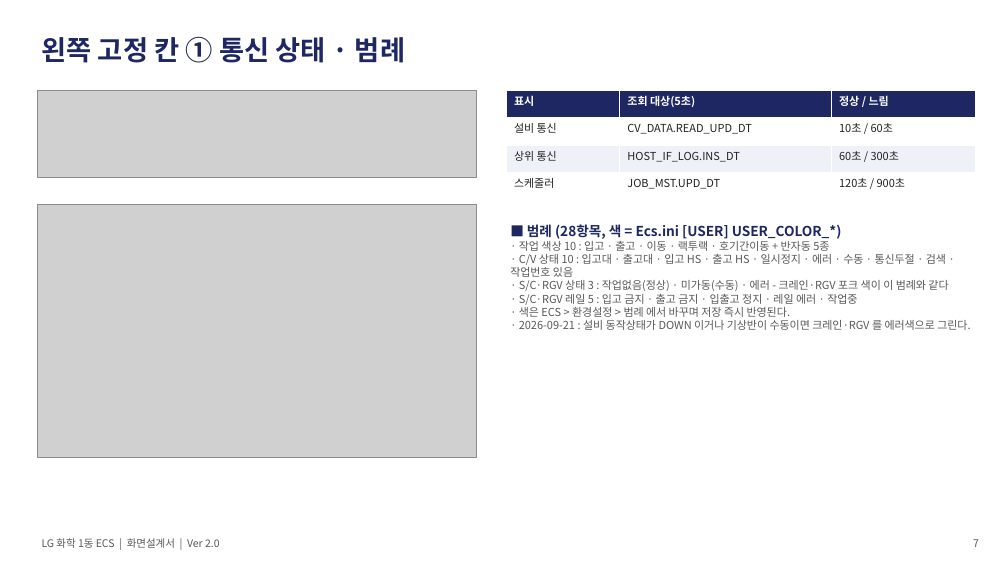
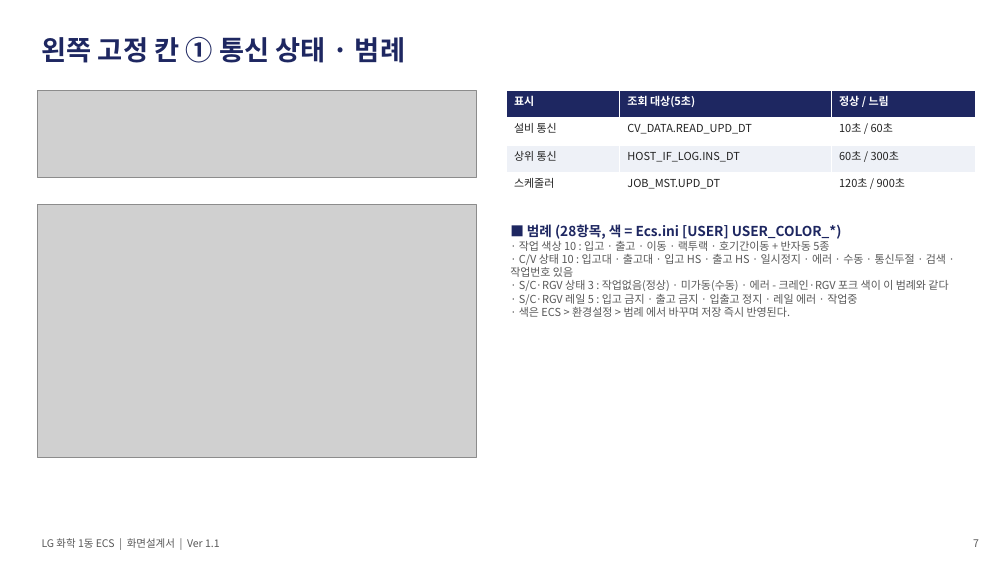
Before and after one commit to yeorijby-coder/LGLS_ALL, a slide deck: slide 7 of docs/산출물_20260921/06_ECS_화면설계서.pptx. Drawn at 1008x567 pixels with LibreOffice and Linux fonts; fonts in the diff are those of the drawing; grey boxes stand for pictures. Boxes give left, top, right and bottom in pixels: in the first picture for what was removed or moved away, otherwise in the second. Text is boxed around its words. In the diff, an @@ line names an element or a change of style, - is before the commit and + after.

```diff
--- a/docs/산출물_20260921/06_ECS_화면설계서.pptx
+++ b/docs/산출물_20260921/06_ECS_화면설계서.pptx
@@ text at (x1=519, y1=320, x2=970, y2=330): paragraph removed @@
-· 2026-09-21 : 설비 동작상태가 DOWN 이거나 기상반이 수동이면 크레인·RGV 를 에러색으로 그린다.
@@ text at (x1=42, y1=538, x2=220, y2=548): text changed @@
-LG 화학 1동 ECS | 화면설계서 | Ver 2.0
+LG 화학 1동 ECS | 화면설계서 | Ver 1.1
```
Also in this commit, not shown: 24 other slides changed, 2 slides removed, 2 other files.
